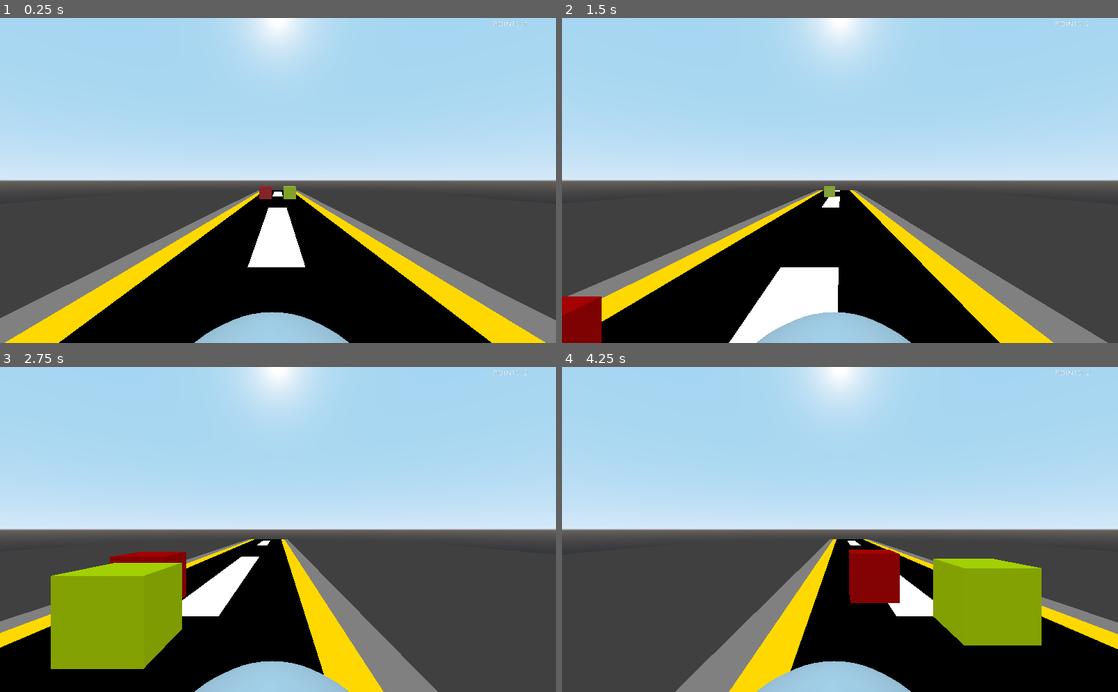
Above: before the commit, frames 1-4 (two rows, left to right).
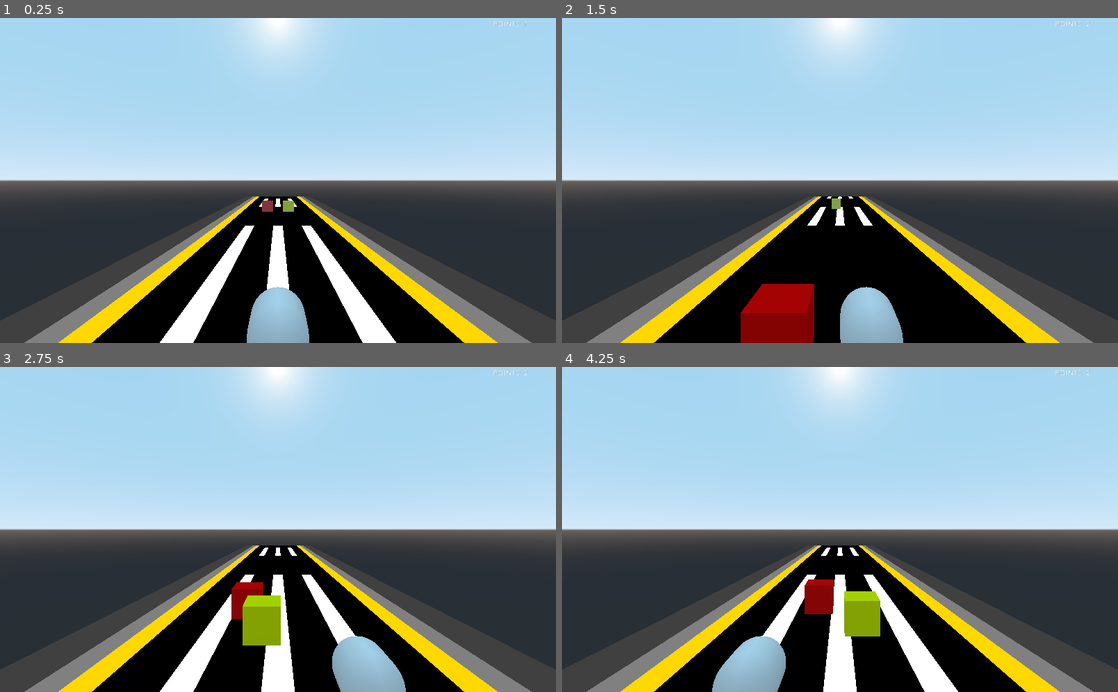
Above: after the commit, the same moments.

Repository: ClarkThyLord/Speed-Trash
Game: Godot game, scene res://src/game/game.tscn
The game is run twice, just before and just after one commit, with the same random seed, the same clock (stepped at 60 frames per second) and the same inputs.
Inputs:
- Up to frame 1 (0.25 s): no input
- Up to frame 2 (1.5 s): hold Right (ui_right) 0.53-1.28 s; hold Left (ui_left) from 1.28 s (still down)
- Up to frame 3 (2.75 s): release Left (ui_left) at 2.03 s; hold Right (ui_right) from 2.03 s (still down)
- Up to frame 4 (4.25 s): release Right (ui_right) at 3.53 s; hold Left (ui_left) from 3.53 s (still down)

The runs differ from the first frame. In frame 1, 18% of the frame differs, in the area x 0-100%, y 51-100%; in frame 2, 15%; in frame 3, 26%, in the area x 0-96%, y 52-100%; in frame 4, 26%.

Commit message:
static camera and bigger road
Clark was here :V

Diff:
--- a/src/garbage_truck/garbage_truck.tscn
+++ b/src/garbage_truck/garbage_truck.tscn
@@ -20,7 +20,3 @@
 [node name="CollisionShape" type="CollisionShape" parent="."]
 transform = Transform( 0.99906, 0, -0.0433578, 0, 1, 0, 0.0433578, 0, 0.99906, 0, 0, 0 )
 shape = SubResource( 2 )
-
-[node name="Camera" type="Camera" parent="."]
-transform = Transform( 1, 0, 0, 0, 1, 0, 0, 0, 1, 0.05, 2, 1 )
-current = true
--- a/src/map/map.tscn
+++ b/src/map/map.tscn
@@ -6,15 +6,14 @@
 [ext_resource path="res://src/map/map.gd" type="Script" id=4]
 [ext_resource path="res://src/goals/goal.tscn" type="PackedScene" id=5]
 
-[sub_resource type="SpatialMaterial" id=1]
-flags_unshaded = true
-albedo_color = Color( 0.25098, 0.25098, 0.25098, 1 )
+[sub_resource type="ProceduralSky" id=1]
 
-[sub_resource type="PlaneMesh" id=2]
-material = SubResource( 1 )
-size = Vector2( 100, 100 )
+[sub_resource type="Environment" id=2]
+background_mode = 2
+background_sky = SubResource( 1 )
+fog_enabled = true
 
-[sub_resource type="Animation" id=3]
+[sub_resource type="Animation" id=5]
 tracks/0/type = "value"
 tracks/0/path = NodePath(".:region_rect")
 tracks/0/interp = 1
@@ -25,10 +24,10 @@
 "times": PoolRealArray( 0 ),
 "transitions": PoolRealArray( 1 ),
 "update": 0,
-"values": [ Rect2( 0, 0, 16, 8 ) ]
+"values": [ Rect2( 0, 0, 19, 8 ) ]
 }
 
-[sub_resource type="Animation" id=4]
+[sub_resource type="Animation" id=6]
 loop = true
 tracks/0/type = "value"
 tracks/0/path = NodePath(".:region_rect")
@@ -40,35 +39,32 @@
 "times": PoolRealArray( 0, 1 ),
 "transitions": PoolRealArray( 1, 1 ),
 "update": 0,
-"values": [ Rect2( 0, 8, 16, 8 ), Rect2( 0, 0, 16, 8 ) ]
+"values": [ Rect2( 0, 8, 19, 8 ), Rect2( 0, 0, 19, 8 ) ]
 }
-
-[sub_resource type="ProceduralSky" id=5]
-
-[sub_resource type="Environment" id=6]
-background_mode = 2
-background_sky = SubResource( 5 )
-fog_enabled = true
 
 [node name="Map" type="Spatial"]
 script = ExtResource( 4 )
 
-[node name="Floor" type="MeshInstance" parent="."]
-transform = Transform( 1, 0, 0, 0, 1, 0, 0, 0, 1, 0, -2.25, -38 )
-mesh = SubResource( 2 )
-material/0 = null
+[node name="WorldEnvironment" type="WorldEnvironment" parent="."]
+environment = SubResource( 2 )
 
 [node name="Road" type="Sprite3D" parent="."]
 transform = Transform( 1, 0, 0, 0, -3.93403e-07, 1, 0, -9, -4.37114e-08, 0, -1, -34 )
-pixel_size = 1.0
+pixel_size = 1.25
 texture = ExtResource( 3 )
 region_enabled = true
-region_rect = Rect2( 0, 0, 16, 8 )
+region_rect = Rect2( 0, 0, 19, 8 )
 
 [node name="AnimationPlayer" type="AnimationPlayer" parent="Road"]
 autoplay = "idle"
-anims/idle = SubResource( 3 )
-anims/moving = SubResource( 4 )
+anims/idle = SubResource( 5 )
+anims/moving = SubResource( 6 )
+
+[node name="Camera" type="Camera" parent="."]
+transform = Transform( 1, 0, 0, 0, 1, 0, 0, 0, 1, 0, 5, 8 )
+current = true
+
+[node name="GargabeTruck" parent="." instance=ExtResource( 2 )]
 
 [node name="Objects" type="Spatial" parent="."]
 
@@ -78,11 +74,6 @@
 [node name="Goal" parent="Objects" instance=ExtResource( 5 )]
 transform = Transform( 1, 0, 0, 0, 1, 0, 0, 0, 1, 2, 0, -45 )
 
-[node name="GargabeTruck" parent="." instance=ExtResource( 2 )]
-
-[node name="WorldEnvironment" type="WorldEnvironment" parent="."]
-environment = SubResource( 6 )
-
 [node name="Timer" type="Timer" parent="."]
 wait_time = 5.084
 autostart = true
Binary file changed: assets/map/road.png
Not shown: 1 places in src/map/map.tscn that only renumber resources
Not shown, added: assets/map/road.pdn
